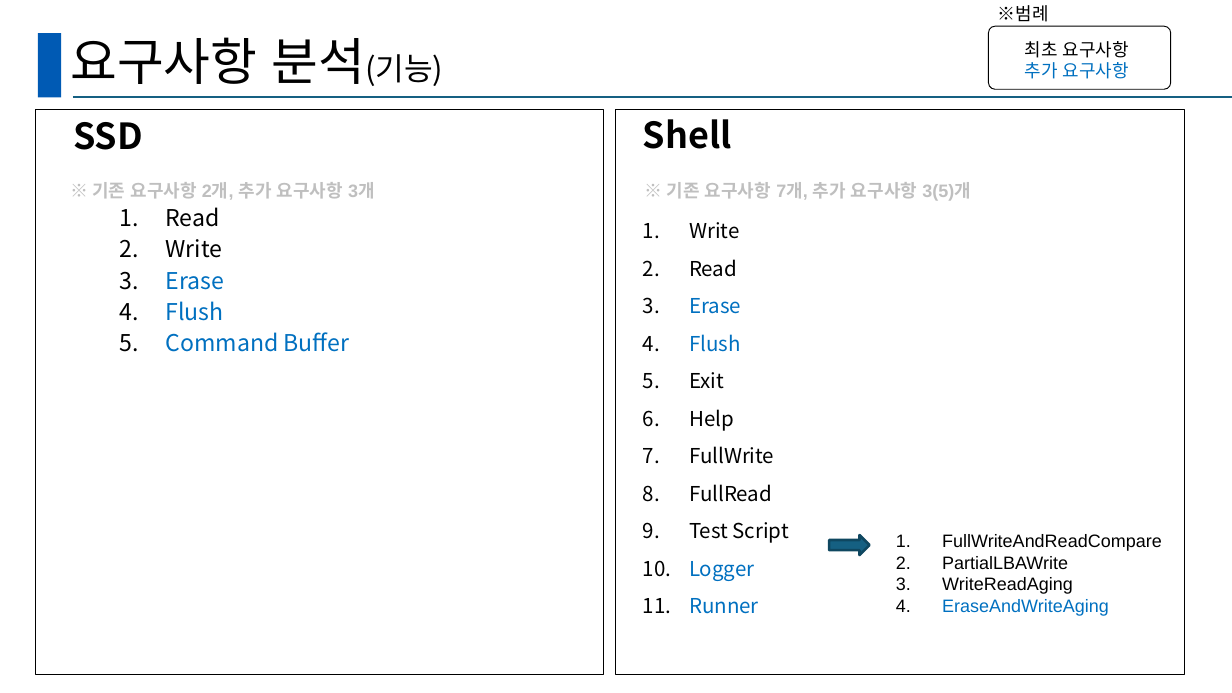
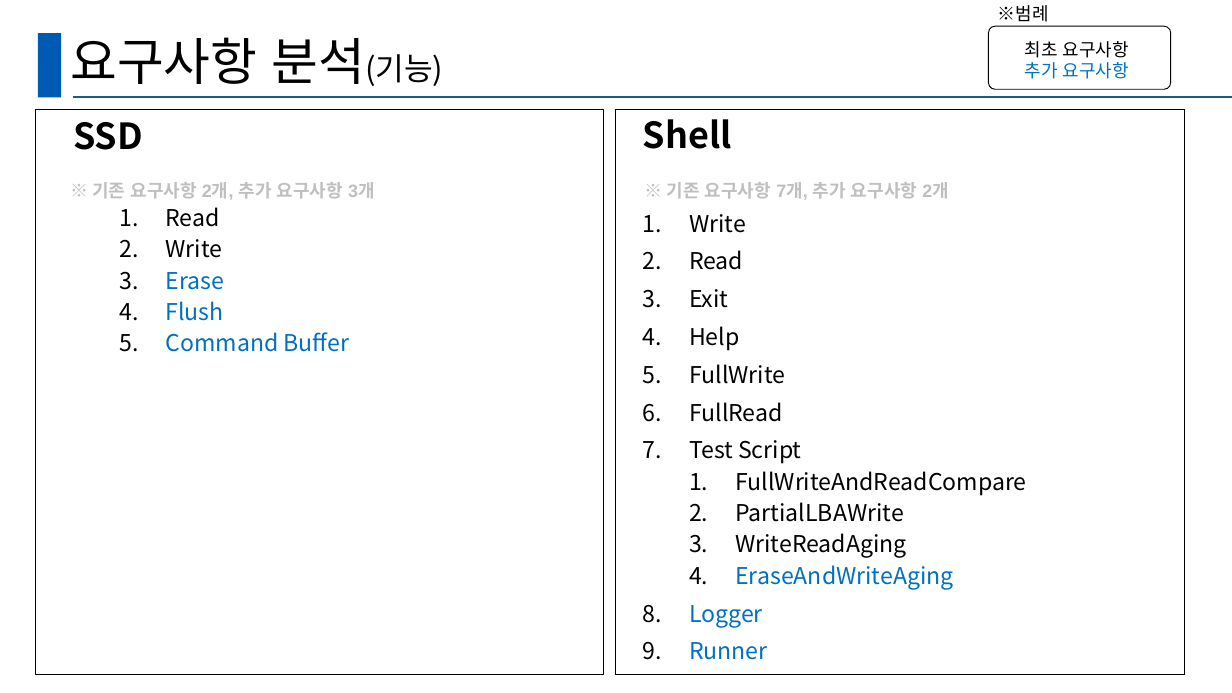
Before and after one commit to Hyominii/ssd, a slide deck: slide 3 of SSD_B_BestReviewer.pptx. Drawn at 1232x693 pixels with LibreOffice and Linux fonts; fonts in the diff are those of the drawing. Boxes give left, top, right and bottom in pixels: in the first picture for what was removed or moved away, otherwise in the second. Text is boxed around its words. In the diff, an @@ line names an element or a change of style, - is before the commit and + after.

```diff
--- a/SSD_B_BestReviewer.pptx
+++ b/SSD_B_BestReviewer.pptx
@@ text at (667,182,949,200): text changed @@
-※ 기존 요구사항 7개, 추가 요구사항 3(5)개
+※ 기존 요구사항 7개, 추가 요구사항 2개
@@ text at (689,214,801,660): size 16 to 18 pt in "Write", "Read", "Exit", "Help" and 5 more places; line spacing 1 to 0.9 @@
@@ text at (689,298,741,352): paragraphs removed @@
-3. Erase
-4. Flush
@@ text at (735,471,1026,590): paragraphs added @@
+  1. FullWriteAndReadCompare
+  2. PartialLBAWrite
+  3. WriteReadAging
+  4. EraseAndWriteAging
@@ right arrow removed at (829,535,870,555) @@
@@ text removed at (942,534,1162,616) @@
-  1. FullWriteAndReadCompare
-  2. PartialLBAWrite
-  3. WriteReadAging
-  4. EraseAndWriteAging
```
Also in this commit, not shown: 7 other slides changed, 1 slide added.
